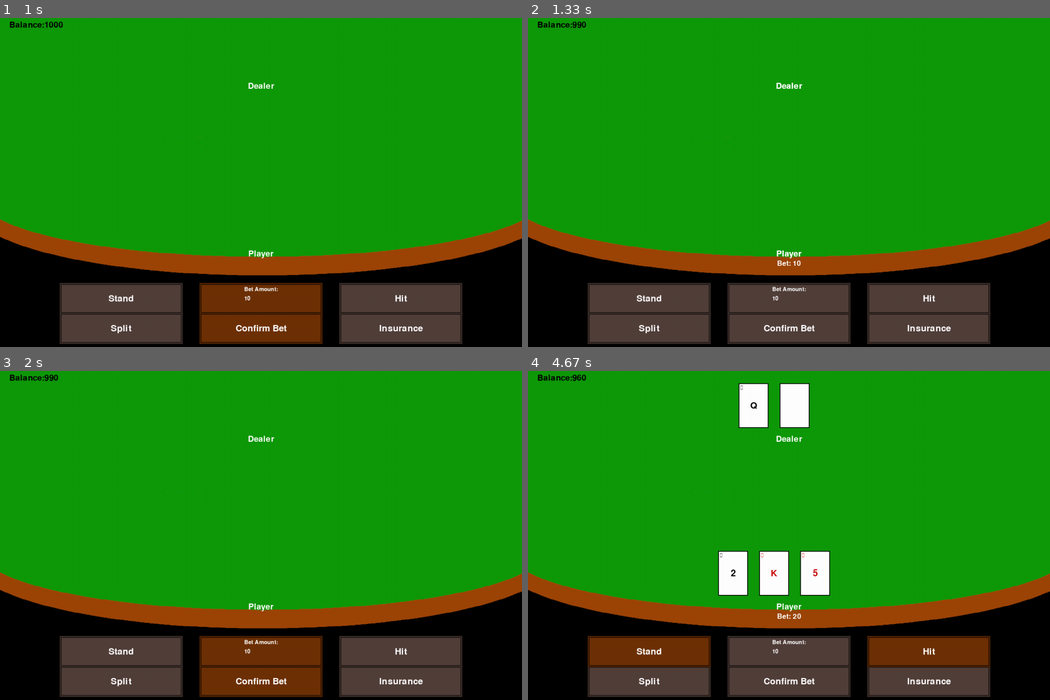
Above: before the commit, frames 1-4 (two rows, left to right).
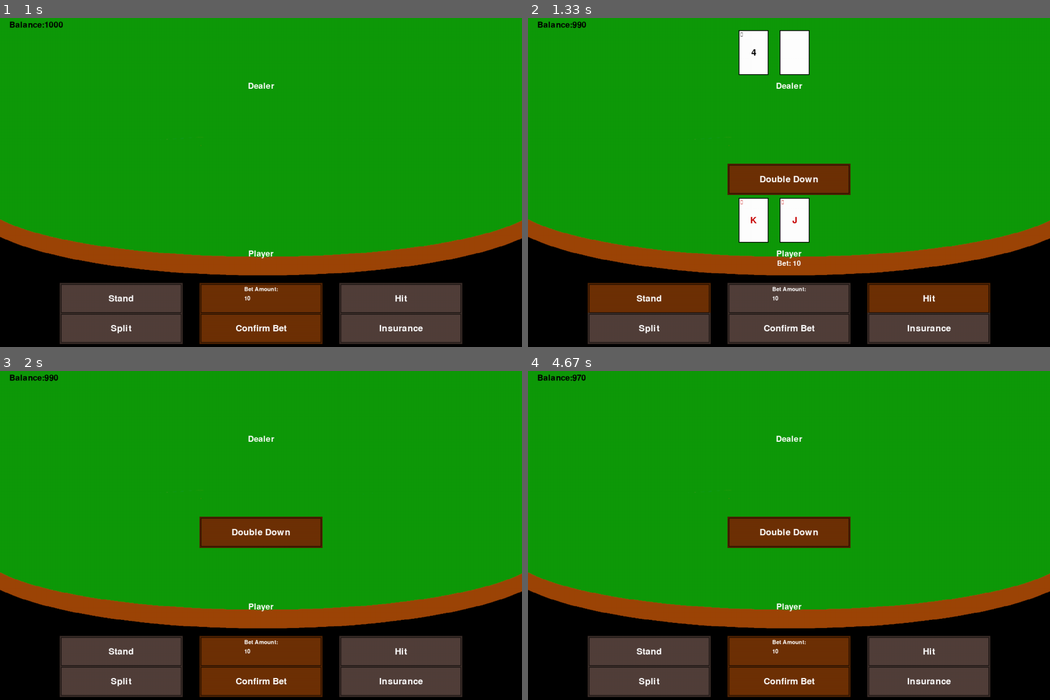
Above: after the commit, the same moments.

Repository: CDonners/None-Exam-Assessment-2026-AQA
Game: pygame game, started from bankrollBust/main.py
Two runs of this game, one before a commit and one after it. Both use one fixed random seed, a clock stepped at 60 frames per second and the inputs below.
Inputs (mouse positions are in pixels of both pictures, inside the frame that each line leads up to):
- Up to frame 1 (1 s): press the mouse at (261, 123) at 0.37 s; move the mouse to (266, 202) at 0.47 s; release the mouse at (276, 277) at 0.6 s; click "Start Game" at 0.78 s
- Up to frame 2 (1.33 s): click "Confirm Bet" at 1.08 s
- Up to frame 3 (2 s): press the mouse at (401, 650) at 1.4 s; move the mouse to (307, 535) at 1.5 s; release the mouse at (219, 423) at 1.63 s; click "Next Round" at 1.75 s
- Up to frame 4 (4.67 s): press the mouse at (789, 680) at 2.07 s; move the mouse to (862, 667) at 2.17 s; release the mouse at (935, 653) at 2.3 s; click "Stand" at 2.42 s; click "Next Round" at 2.75 s; press the mouse at (789, 650) at 3.07 s; move the mouse to (742, 621) at 3.17 s; release the mouse at (689, 594) at 3.3 s; click (747, 512) at 3.42 s; press the mouse at (789, 650) at 3.73 s; move the mouse to (882, 611) at 3.83 s; release the mouse at (976, 571) at 3.97 s; press the mouse at (789, 680) at 4.07 s; move the mouse to (783, 637) at 4.17 s; release the mouse at (783, 591) at 4.3 s; click (789, 532) at 4.42 s, where only the run after the commit has a clickable "Next Round"

Frame 1 is identical in both runs. In frame 2, 9.4% of the frame differs, in the area x 11-89%, y 3-90%; in frame 3, 2.2%; in frame 4, 15%, in the area x 9-89%, y 1-100%.

Commit message:
Trying to not crash out

Diff:
--- a/bankrollBust/main.py
+++ b/bankrollBust/main.py
@@ -8,6 +8,7 @@
 # TODO Handle player running out of bustBux
 # TODO Fix infinite money glitch - use a set of owed players each element [playerObj, "Won"/"Draw"]
 # TODO See if I can make it so the screen can update the cards n such without needing an event??? Probs alot of rewriting
+## TODO Trying to do above, figure out why showDBButton is resetting to false???
 
 # Pygame Setup
 pygame.init() # Initialise Pygame
@@ -38,13 +39,21 @@
 def playingGame(game):
     # Creating the bet amount input box
     global currentPlayerIndex
+    global showDBButton
     minBet = round((int(game.startingBux)/100)/5)*5 # Rounds the minimum bet to the nearest 5, so the minimum bet will always be 1% of the starting bux to the nearest 5
     betAmountInputBox = inputBox(screen, (centreX, 770), "Bet Amount:", "num", f"{minBet}", interactable=False, minMax=[float(minBet), 1000*float(minBet)])
     # Game Status variables
     gamePlayRunning = True
     bettingPhase = True
+    betMade = False
+    playerBet = 0
+    hit = False
+    stood = False
+    nextRound = False
+    showDBButton = False
     currentPlayerIndex = 0
     dealer = game.players[len(game.players) -1] # Dealer is always this index
+    betsGiven = False
 
     def endPlayerTurn():
         global currentPlayerIndex
@@ -56,6 +65,7 @@
         insuranceButton.makeUninteractable()
 
     def startPlayerTurn(currentPlayer, event):
+        global showDBButton
         # Check if player has natural blackjack
         hitButton.makeInteractable()
         standButton.makeInteractable()
@@ -63,7 +73,10 @@
         if len(currentPlayer.hand) > 2: # Special cases not available
             splitButton.makeUninteractable()
             insuranceButton.makeUninteractable()
-        # Checks if player has natural blackjack
+            if game.checkBlackjack(currentPlayer):
+                currentPlayer.stand()
+                endPlayerTurn()
+        # Checks if player has natural blackjack as they have 2 cards
         elif game.checkBlackjack(currentPlayer):
             currentPlayer.bustBux += 2.5*currentPlayer.bet
             endPlayerTurn()
@@ -75,22 +88,23 @@
             if dealer.hand[0].face == "A": # If the dealer has a visible Ace
                 insuranceButton.makeInteractable()
             # Makes double down available
+            showDBButton = True if len(currentPlayer.hand) == 2 else False
             if doubleDownButton.updateImage(event): # If the player hasn't acted they can double down
+                showDBButton = False
                 currentPlayer.bustBux -= currentPlayer.bet # Remove the additional bet from their total
                 currentPlayer.bet *= 2 # Double the bet
                 # Usual card dealing process
                 currentPlayer.dealCard(game.deckInstance)
                 game.updateBet(currentPlayerIndex)
-                print(currentPlayer.bet)
                 if game.checkBusted(currentPlayer):
                     endPlayerTurn()
                     currentPlayer.bust(game)
 
     # Gameplay loop
     while gamePlayRunning:
+        screen.blit(bg, (0,0)) # Set the screen as my background
+        currentPlayer = game.players[currentPlayerIndex]
         for event in pygame.event.get(): # Checking for events
-            screen.blit(bg, (0,0)) # Set the screen as my background
-            game.updateImage()
             if event.type == pygame.QUIT: # If the user presses the X button, quit game
                 quit()
             # Draw buttons
@@ -98,97 +112,130 @@
             standButton.updateImage(event)
             splitButton.updateImage(event)
             insuranceButton.updateImage(event)
-            confirmBetButton.draw()
-            betAmountInputBox.draw()
+            confirmBetButton.updateImage(event)
+            betAmountInputBox.getInput(event)
             # State Machine for gameplay
-            currentPlayer = game.players[currentPlayerIndex]
+
             if bettingPhase: # If betting phase is active
                 if currentPlayer.name == "Player": # Checks if current player is the human player
                     # Make the relevant interactables be interactable
-                    confirmBetButton.makeInteractable()
-                    betAmountInputBox.makeInteractable()
                     playerBet = int(betAmountInputBox.getInput(event))
-                    if confirmBetButton.updateImage(event): # Bet confirmed
-                        currentPlayer.bet = playerBet
-                        currentPlayer.bustBux -= playerBet
-                        currentPlayerIndex += 1 # Increment player index
-                        # Make buttons uninteractable
-                        confirmBetButton.makeUninteractable()
-                        betAmountInputBox.makeUninteractable()
-                        confirmBetButton.updateImage(event) # Updating the image of the button properly
-                elif currentPlayer.name == "Dealer": # Checks if the current player is the dealer - Signals end of betting phase
-                    currentPlayerIndex = 0
-                    bettingPhase = False
-                    game.createPlayerBetTexts()
-                else: # Current player is an NPC
-                    playerBet = game.players[currentPlayerIndex].calculateBet()
+                    betMade = confirmBetButton.updateImage(event)
+                    hit = hitButton.updateImage(event)
+
+            # Starting action phase
+            elif game.roundStarted:
+                if currentPlayer.name == "Player":
+                    startPlayerTurn(currentPlayer, event)
+                    hit = hitButton.updateImage(event)
+                    stood = standButton.updateImage(event)
+                elif currentPlayer.name == "Dealer":
+                    if currentPlayer.isStood or game.checkBusted(currentPlayer):
+                        nextRound = nextRoundButton.updateImage(event)
+
+        if bettingPhase: # If betting phase is active
+            if currentPlayer.name == "Player": # Checks if current player is the human player
+                # Make the relevant interactables be interactable
+                confirmBetButton.makeInteractable()
+                betAmountInputBox.makeInteractable()
+                if betMade: # Bet confirmed
                     currentPlayer.bet = playerBet
-                    currentPlayerIndex += 1
-            # Starting action phase
-            if game.roundStarted:
-                if currentPlayer.name == "Player": # Is the Player's turn
-                    startPlayerTurn(currentPlayer, event)
-                    # Waiting for interactions
-                    if standButton.updateImage(event):
-                        currentPlayer.stand(game)
-                        endPlayerTurn()
-                    if hitButton.updateImage(event):
-                        currentPlayer.dealCard(game.deckInstance)
-                        if game.checkBusted(currentPlayer):
-                            endPlayerTurn()
-                            currentPlayer.bust(game)
-                        elif game.checkBlackjack(currentPlayer):
-                            currentPlayer.stand(game)
-
-                elif currentPlayer.name == "Dealer": # Is the dealer's turn
-                    # Handling the end of the game
-                    currentPlayer.hand[1].setVisible()
-                    if currentPlayer.isStood or game.checkBusted(currentPlayer): # Dealer has either stood or busted
-                        if currentPlayer.isStood: # Once dealer has stood
-                            for hand in list(game.stoodHands.keys()):
-                                stoodPlayer = game.stoodHands[hand]
-                                if currentPlayer.handValue == hand:
-                                    stoodPlayer.bustBux += stoodPlayer.bet
-                                    # TODO handle end of round
-                                elif currentPlayer.handValue < hand:
-                                    stoodPlayer.bustBux += 2*stoodPlayer.bet
-                                    # TODO handle end of round
-                                # If player doesn't enter either of these, player has lost
-                                else:
-                                    pass
-                        # Dealer has bust so every stood player wins
-                        elif currentPlayer.isBusted:
-                            for hand in list(game.stoodHands.keys()):
-                                stoodPlayer = game.stoodHands[hand]
-                                stoodPlayer.bustBux += 2*stoodPlayer.bet
-                                # TODO handle end of round
-                        # Waiting for player to be ready for the next round
-                        if nextRoundButton.updateImage(event):
-                            # Reset game
-                            currentPlayerIndex = 0
-                            game.bustPlayers = 0
-                            game.stoodHands = {}
-                            game.betTexts = []
-                            game.roundStarted = False
-                            bettingPhase = True
-                            for player in game.players:
-                                player.newRound()
-                    elif currentPlayer.handValue < 17 and len(game.players)-1 != game.bustPlayers and len(game.stoodHands) != 0: # If dealer's hand is below 17 must hit, do not hit if all players are bust or all players have blackjack
-                        currentPlayer.dealCard(game.deckInstance)
-                    else:
-                        currentPlayer.stand(game)
-                # NPC's turn
-                else:
-                    if currentPlayer.isStood or currentPlayer.isBusted:
-                        currentPlayerIndex += 1
-        # Initial deal happens once, after betting
-        if bettingPhase == False:
-            if game.roundStarted == False:
+                    currentPlayer.bustBux -= playerBet
+                    currentPlayerIndex += 1 # Increment player index
+                    # Make buttons uninteractable
+                    confirmBetButton.makeUninteractable()
+                    betAmountInputBox.makeUninteractable()
+                    betMade = False
+            elif currentPlayer.name == "Dealer": # Checks if the current player is the dealer - Signals end of betting phase
+                currentPlayerIndex = 0
+                bettingPhase = False
+                game.createPlayerBetTexts()
                 game.initialDeal()
                 game.stoodHands = {} # Reset stood hand
                 game.drawPlayerTexts()  # Draw player names
                 game.drawPlayerBets() # Draw player bets
-
+            else: # Current player is an NPC
+                playerBet = game.players[currentPlayerIndex].calculateBet()
+                currentPlayer.bet = playerBet
+                currentPlayerIndex += 1
+
+        elif game.roundStarted:
+            if currentPlayer.name == "Player": # Is the Player's turn
+                # Wait for interactions
+                if stood:
+                    currentPlayer.stand(game)
+                    endPlayerTurn()
+                if hit:
+                    currentPlayer.dealCard(game.deckInstance)
+                    if game.checkBusted(currentPlayer):
+                        endPlayerTurn()
+                        currentPlayer.bust(game)
+                    elif game.checkBlackjack(currentPlayer):
+                        currentPlayer.stand(game)
+                        endPlayerTurn()
+                    hit = False
+
+            elif currentPlayer.name == "Dealer": # Is the dealer's turn
+                # Handling the end of the game
+                hitButton.makeUninteractable()
+                standButton.makeUninteractable()
+                splitButton.makeUninteractable()
+                insuranceButton.makeUninteractable()
+                confirmBetButton.makeUninteractable()
+                betAmountInputBox.makeUninteractable()
+                currentPlayer.hand[1].setVisible()
+                if currentPlayer.isStood or game.checkBusted(currentPlayer): # Dealer has either stood or busted
+                    if currentPlayer.isStood and not betsGiven: # Once dealer has stood
+                        for hand in list(game.stoodHands.keys()):
+                            stoodPlayer = game.stoodHands[hand]
+                            if currentPlayer.handValue == hand:
+                                stoodPlayer.bustBux += stoodPlayer.bet
+                                # TODO handle end of round
+                            elif currentPlayer.handValue < hand:
+                                stoodPlayer.bustBux += 2*stoodPlayer.bet
+                                # TODO handle end of round
+                            # If player doesn't enter either of these, player has lost
+                        betsGiven = True
+                    # Dealer has bust so every stood player wins
+                    elif currentPlayer.isBusted and not betsGiven:
+                        for hand in list(game.stoodHands.keys()):
+                            stoodPlayer = game.stoodHands[hand]
+                            stoodPlayer.bustBux += 2*stoodPlayer.bet
+                        betsGiven = True
+                            # TODO handle end of round
+                    # Waiting for player to be ready for the next round
+                    if nextRound:
+                        # Reset game
+                        currentPlayerIndex = 0
+                        game.bustPlayers = 0
+                        game.stoodHands = {}
+                        game.betTexts = []
+                        game.roundStarted = False
+                        bettingPhase = True
+                        betsGiven = False
+                        for player in game.players:
+                            player.newRound()
+                elif currentPlayer.handValue < 17 and len(game.players)-1 != game.bustPlayers and len(game.stoodHands) != 0: # If dealer's hand is below 17 must hit, do not hit if all players are bust or all players have blackjack
+                    currentPlayer.dealCard(game.deckInstance)
+                else:
+                    currentPlayer.stand(game)
+            # NPC's turn
+            else:
+                if currentPlayer.isStood or currentPlayer.isBusted:
+                    currentPlayerIndex += 1
+        # Keeping all buttons on screen
+        if currentPlayer.name == "Dealer":
+            if currentPlayer.isStood or game.checkBusted(currentPlayer):
+                nextRound = nextRoundButton.draw()
+        if showDBButton:
+            doubleDownButton.draw()
+        hitButton.draw()
+        standButton.draw()
+        splitButton.draw()
+        insuranceButton.draw()
+        confirmBetButton.draw()
+        betAmountInputBox.draw()
+        game.updateImage()
         pygame.display.update()
         clock.tick(60) # Limiting clock to 60
 
